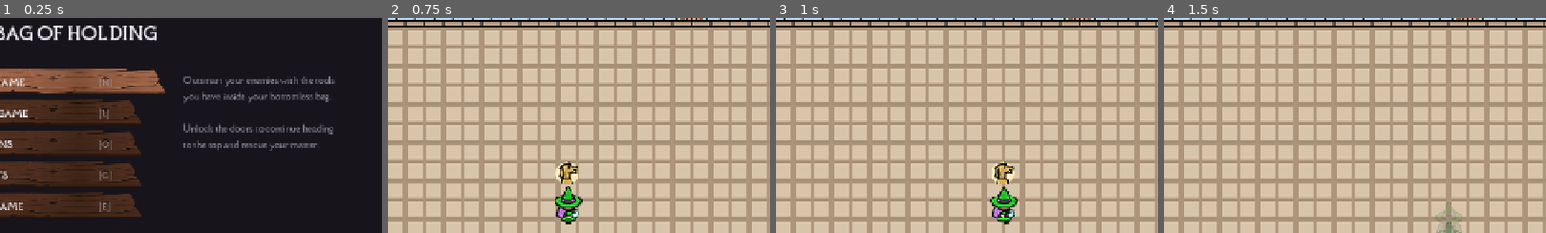
Above: before the commit, frames 1-4 (left to right).
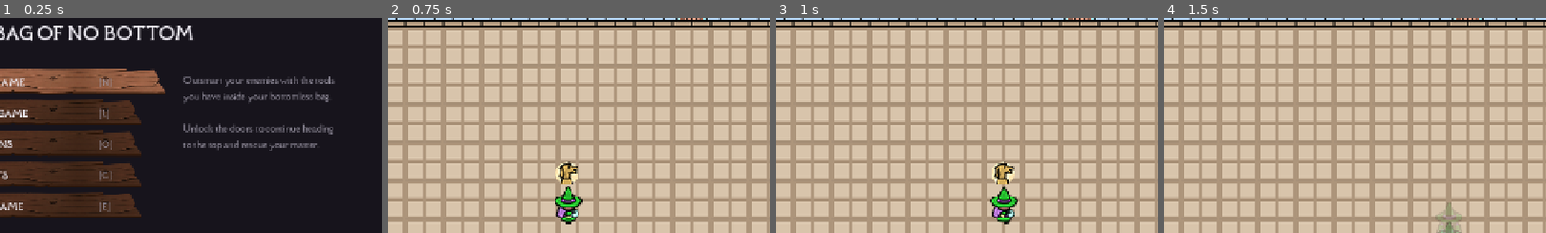
Above: after the commit, the same moments.

Repository: caiooliveira-tech/The-Bag-of-Holding
Game: Godot game, scene res://ui/menu/main_menu.tscn
The game is run twice, just before and just after one commit, with the same random seed, the same clock (stepped at 60 frames per second) and the same inputs.
Inputs:
- Up to frame 1 (0.25 s): no input
- Up to frame 2 (0.75 s): tap Enter at 0.5 s; hold D (move_right) from 0.53 s (still down); hold Space (attack) from 0.53 s (still down)
- Up to frame 3 (1 s): keep holding D (move_right); keep holding Space (attack)
- Up to frame 4 (1.5 s): release D (move_right) at 1.28 s; release Space (attack) at 1.28 s; hold S (move_down) from 1.28 s (still down); tap Q (dash) at 1.35 s
The pictures show only the part of the screen within x 13-63%, y 7-57%; the shares and areas given below are measured in that part.

The runs differ from the first frame. In frame 1, 1.5% of the frame differs, in the area x 18-51%, y 3-11%; in frame 2, nothing differs; in frame 3, nothing differs; in frame 4, nothing differs.

Commit message:
splash screen

Diff:
--- a/project.godot
+++ b/project.godot
@@ -13,7 +13,10 @@
 config/name="The Bag of Holding"
 run/main_scene="res://ui/menu/main_menu.tscn"
 config/features=PackedStringArray("4.7", "Forward Plus")
+boot_splash/bg_color=Color(1, 1, 1, 1)
+boot_splash/image="uid://kekiwmoor015"
 config/icon="res://icon.svg"
+boot_splash/minimum_display_time=2000
 
 [autoload]
 
--- a/ui/menu/main_menu.gd
+++ b/ui/menu/main_menu.gd
@@ -39,7 +39,7 @@
 	bg.set_anchors_preset(Control.PRESET_FULL_RECT)
 	add_child(bg)
 
-	var title := _label("THE BAG OF HOLDING", FONT_BOLD, 30, TEXT)
+	var title := _label("THE BAG OF NO BOTTOM", FONT_BOLD, 30, TEXT)
 	title.position = Vector2(80, 52)
 	add_child(title)
 
Binary file added: assets/logo-jogo.png
Not shown, added: assets/logo-jogo.png.import
Not shown, changed: build/index.html
Not shown, changed: build/index.pck
Not shown, changed: build/index.png
